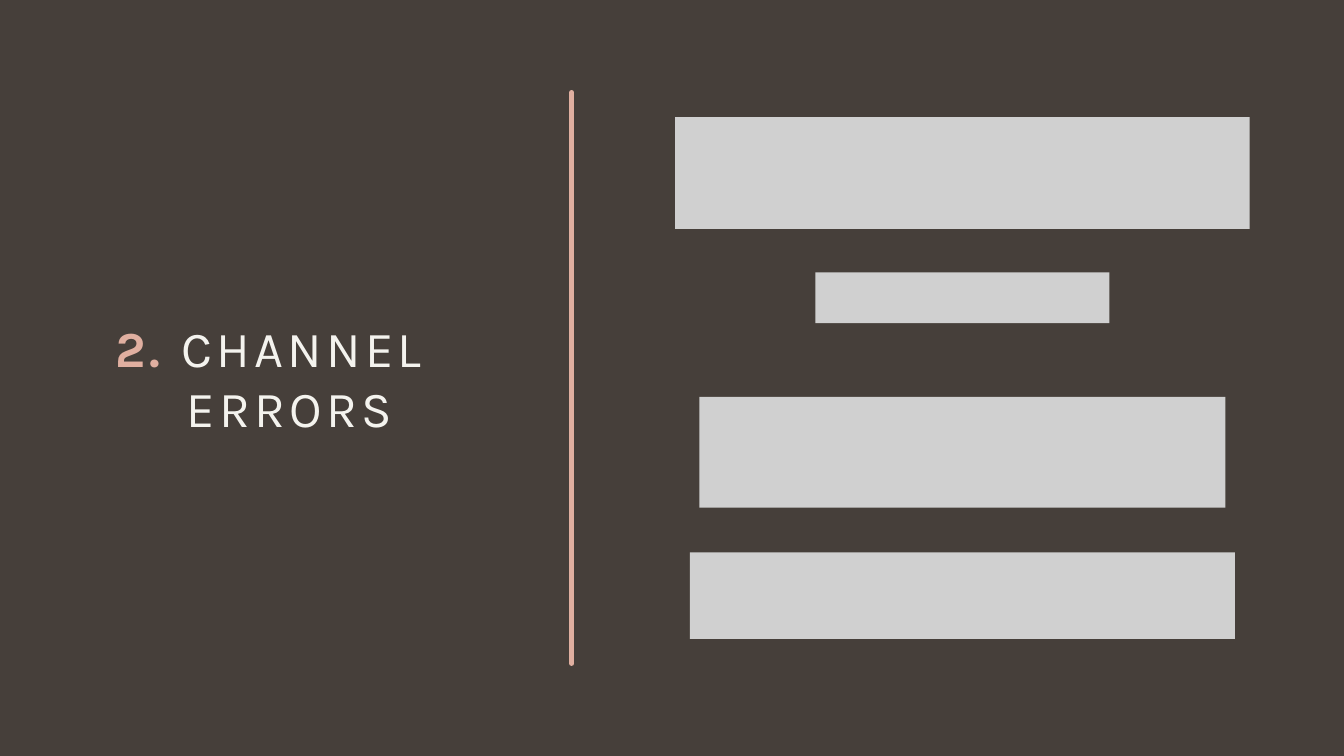
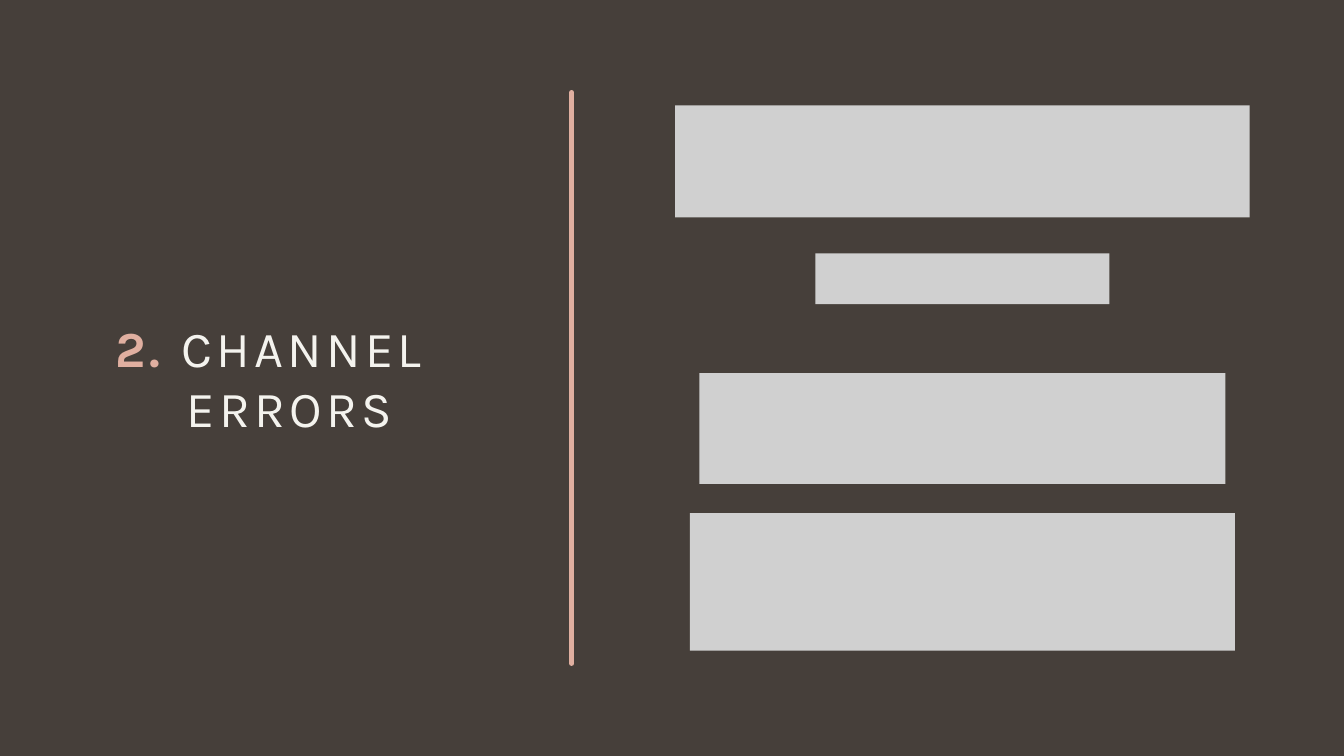
Before and after one commit to giovanniligato/E91-Protocol, a slide deck: slide 9 of Slides/E91 Protocol.pptx. Drawn at 1344x756 pixels with LibreOffice and Linux fonts; fonts in the diff are those of the drawing; grey boxes stand for pictures. Boxes give left, top, right and bottom in pixels: in the first picture for what was removed or moved away, otherwise in the second. Text is boxed around its words. In the diff, an @@ line names an element or a change of style, - is before the commit and + after.

```diff
--- a/Slides/E91 Protocol.pptx
+++ b/Slides/E91 Protocol.pptx
@@ picture: place and size @@
-picture at bbox=[676, 117, 1250, 229]
+picture at bbox=[676, 106, 1250, 218]
@@ picture: place and size @@
-picture at bbox=[816, 272, 1110, 323]
+picture at bbox=[816, 253, 1110, 303]
@@ picture: place and size @@
-picture at bbox=[700, 397, 1226, 508]
+picture at bbox=[700, 373, 1226, 484]
@@ picture: place and size @@
-picture at bbox=[690, 553, 1235, 639]
+picture at bbox=[690, 513, 1235, 650]
```
Also in this commit, not shown: 4 other slides changed, 35 other files.
